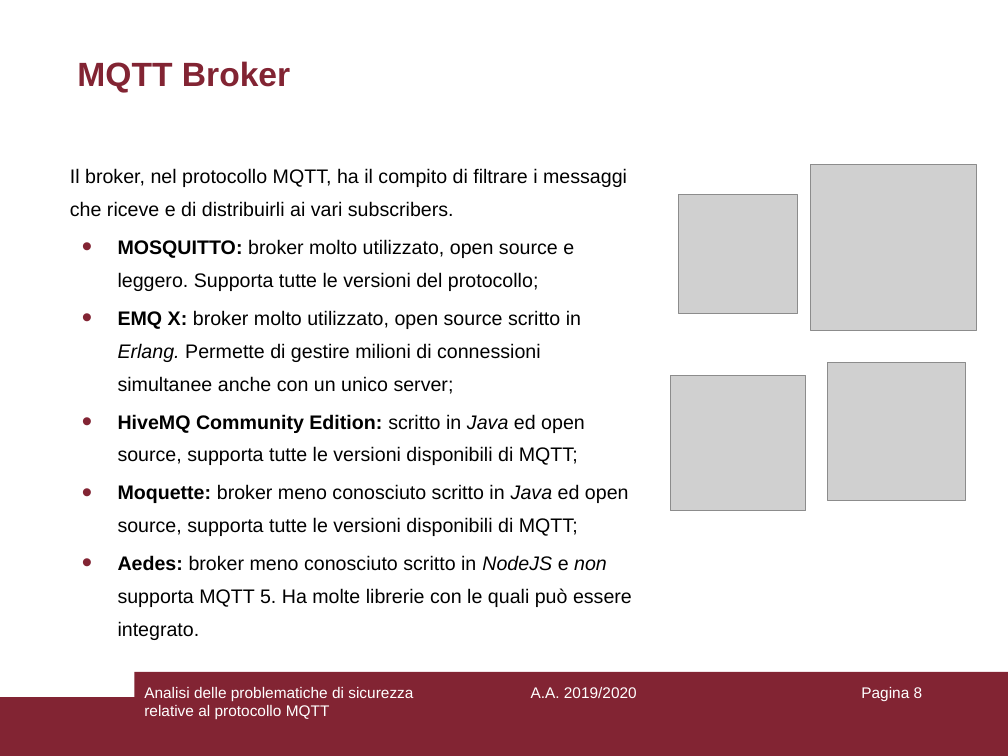
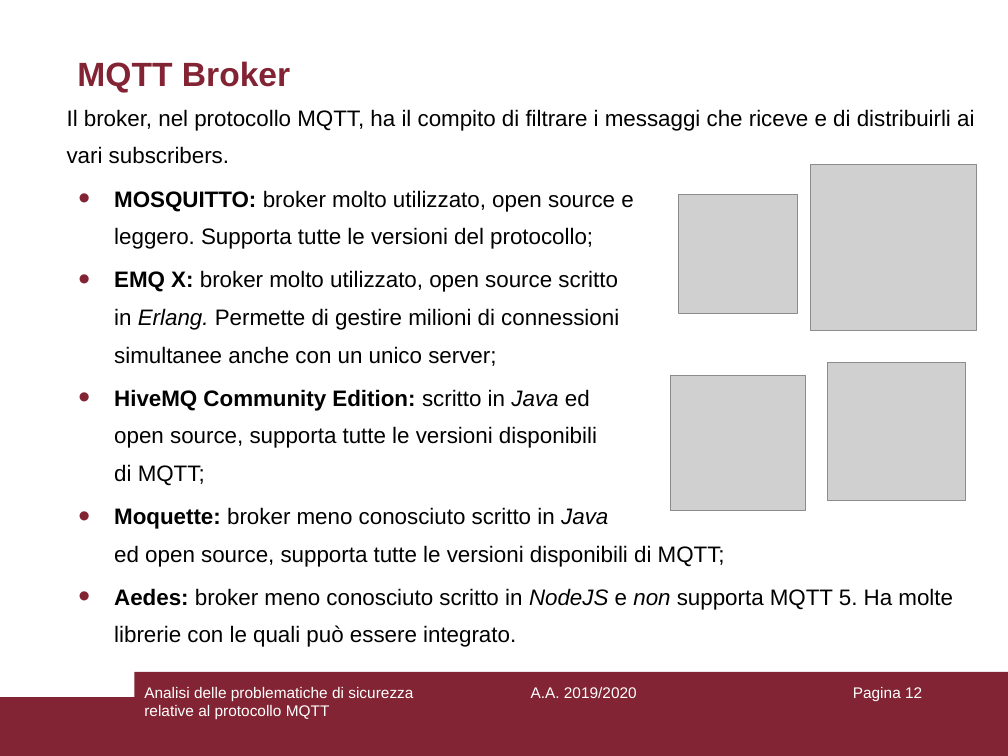
Before and after one commit to aedoardo/bachelor-degree-thesis, a slide deck: slide 12 of slides/Presentazione.ppt (slide 8 before the commit). Drawn at 1008x756 pixels with LibreOffice and Linux fonts; fonts in the diff are those of the drawing; grey boxes stand for pictures. Boxes give left, top, right and bottom in pixels: in the first picture for what was removed or moved away, otherwise in the second. Text is boxed around its words. In the diff, an @@ line names an element or a change of style, - is before the commit and + after.

```diff
--- a/slides/Presentazione.ppt
+++ b/slides/Presentazione.ppt
@@ text "Il broker, nel protocollo MQTT, ...": place and size @@
-text "Il broker, nel protocollo MQTT, ..." at bbox=[70, 168, 632, 640]
+text "Il broker, nel protocollo MQTT, ..." at bbox=[67, 109, 974, 647]
@@ text "Il broker, nel protocollo MQTT, ..." at bbox=[67, 109, 974, 647]: size 14 to 16 pt @@
@@ page number at bbox=[853, 687, 922, 701]: text changed @@
-Pagina 8
+Pagina 12
```
Also in this commit, not shown: 12 other slides changed, 7 slides added.
